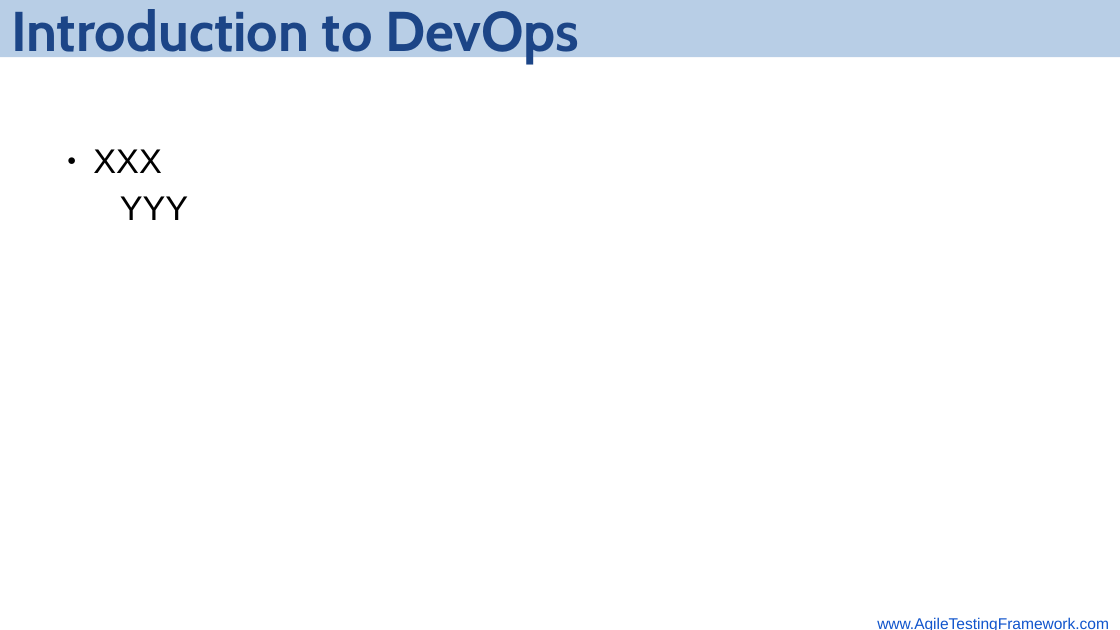
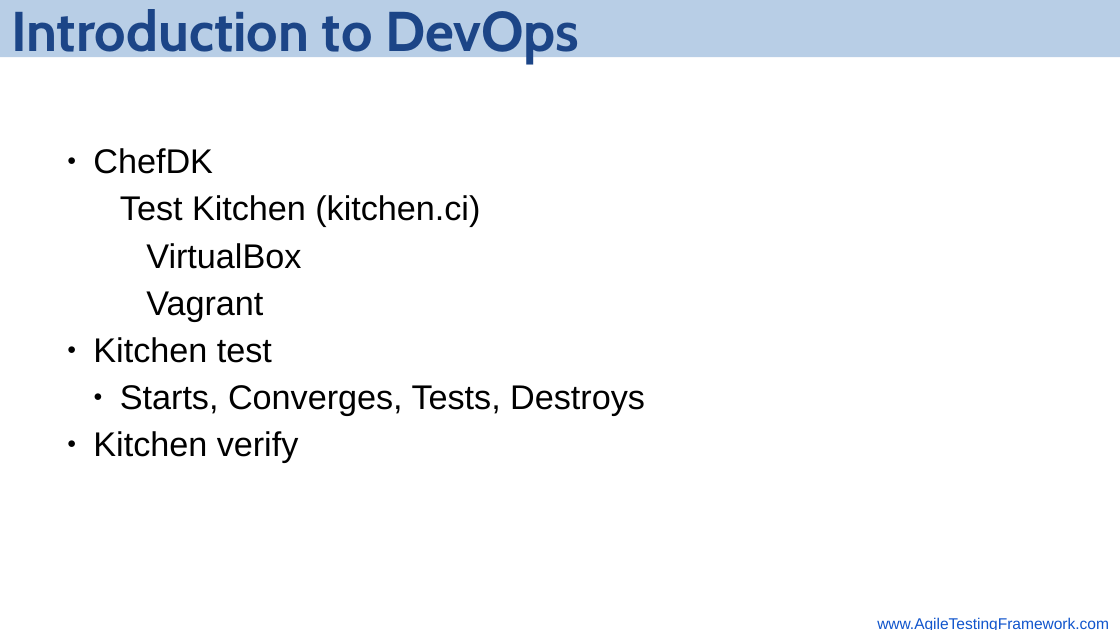
Before and after one commit to srufle/meetup-devops, a slide deck: slide 3 of meetup-devops-slides.odp (slide 2 before the commit). Drawn at 1120x630 pixels with LibreOffice and Linux fonts; fonts in the diff are those of the drawing; background and template pictures are left out. Boxes give left, top, right and bottom in pixels: in the first picture for what was removed or moved away, otherwise in the second. Text is boxed around its words. In the diff, an @@ line names an element or a change of style, - is before the commit and + after.

```diff
--- a/meetup-devops-slides.odp
+++ b/meetup-devops-slides.odp
@@ text at (93,148,645,463): text changed @@
-● XXX
-  ● YYY
+● ChefDK
+  ● Test Kitchen (kitchen.ci)
+    ● VirtualBox
+    ● Vagrant
+● Kitchen test
+  ● Starts, Converges, Tests, Destroys
+● Kitchen verify
```
Also in this commit, not shown: 1 other slide changed, 2 slides added.
